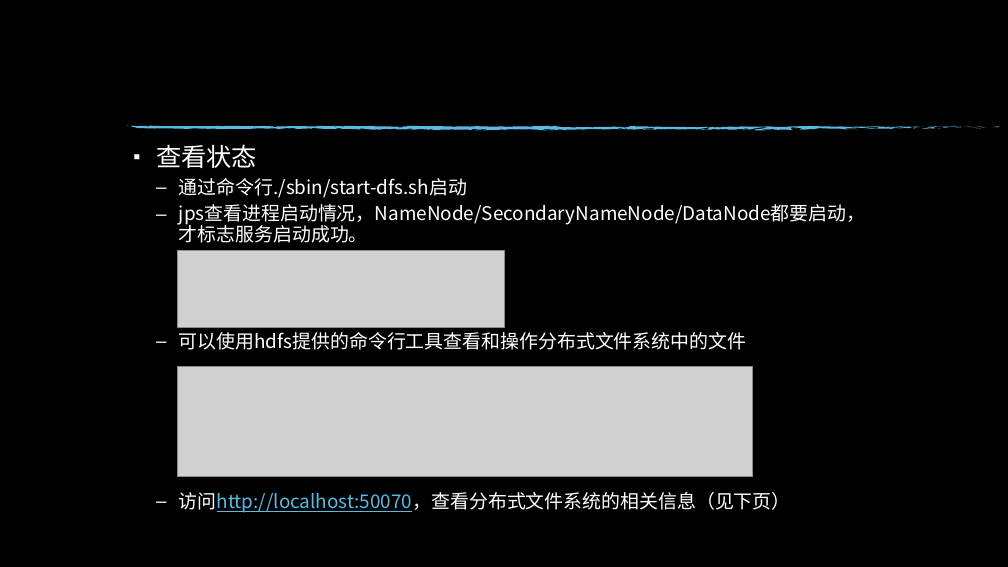
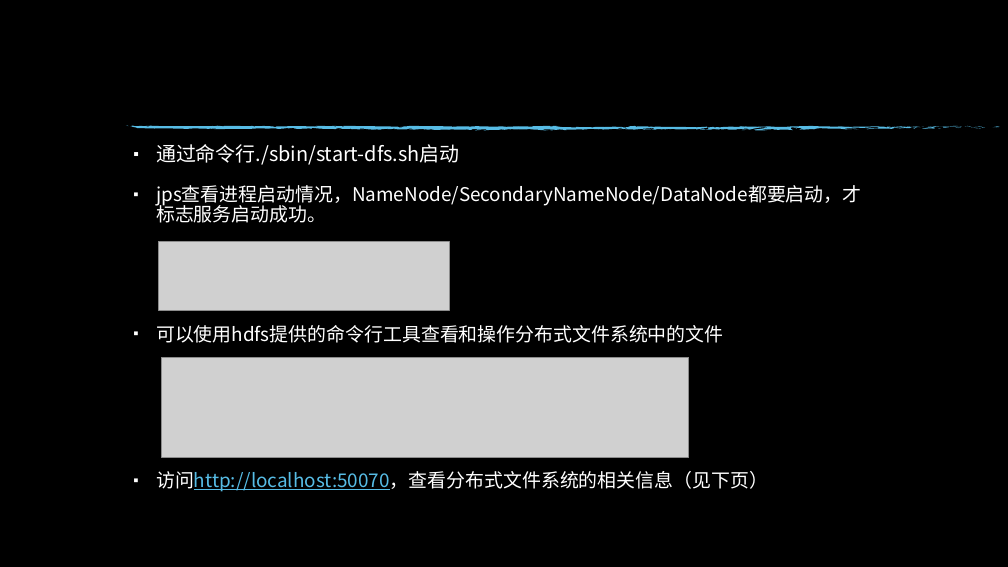
Before and after one commit to luminocean/cloud-computing, a slide deck: slide 9 of homework/实践1.pptx. Drawn at 1008x567 pixels with LibreOffice and Linux fonts; fonts in the diff are those of the drawing; grey boxes stand for pictures; background and template pictures are left out. Boxes give left, top, right and bottom in pixels: in the first picture for what was removed or moved away, otherwise in the second. Text is boxed around its words. In the diff, an @@ line names an element or a change of style, - is before the commit and + after.

```diff
--- a/homework/实践1.pptx
+++ b/homework/实践1.pptx
@@ text "通过命令行./sbin/start-dfs.sh启动" at (x1=156, y1=144, x2=861, y2=492): size 18 to 19 pt in "通过命令行./sbin/start-dfs.sh启动"; bullet – to ▪; list level 2 to 1 in "通过命令行./sbin/start-dfs.sh启动"; list level 2 to 1 in "jps查看进程启动情况，NameNode/SecondaryNameNode/DataNode都要启动，才标志服务启动成 ..."; list level 2 to 1 in "可以使用hdfs提供的命令行工具查看和操作分布式文件系统中的文件"; list level 2 to 1 in "访问http://localhost:50070，查看分布式文件系统的相关信息（见下页）" @@
@@ text at (x1=156, y1=144, x2=257, y2=168): paragraph removed @@
-▪ 查看状态
@@ picture resized from (x1=178, y1=250, x2=504, y2=327) to (x1=159, y1=242, x2=449, y2=311) @@
@@ picture resized from (x1=178, y1=367, x2=752, y2=476) to (x1=162, y1=357, x2=689, y2=457) @@
```
Also in this commit, not shown: 5 other slides changed.
